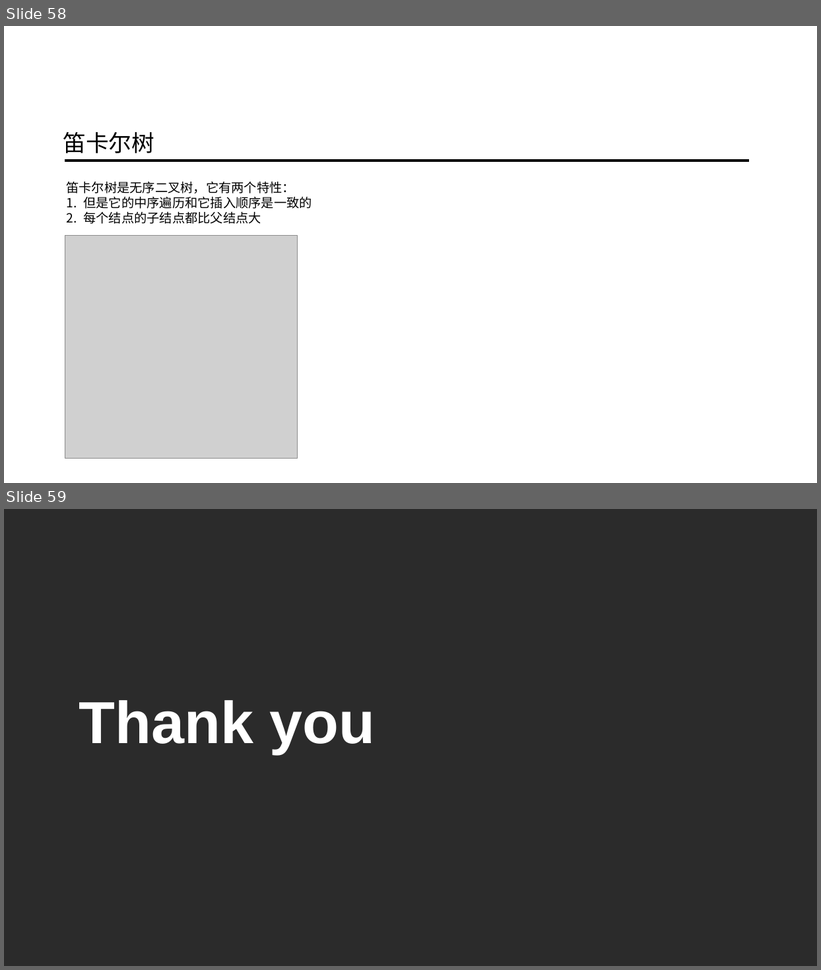
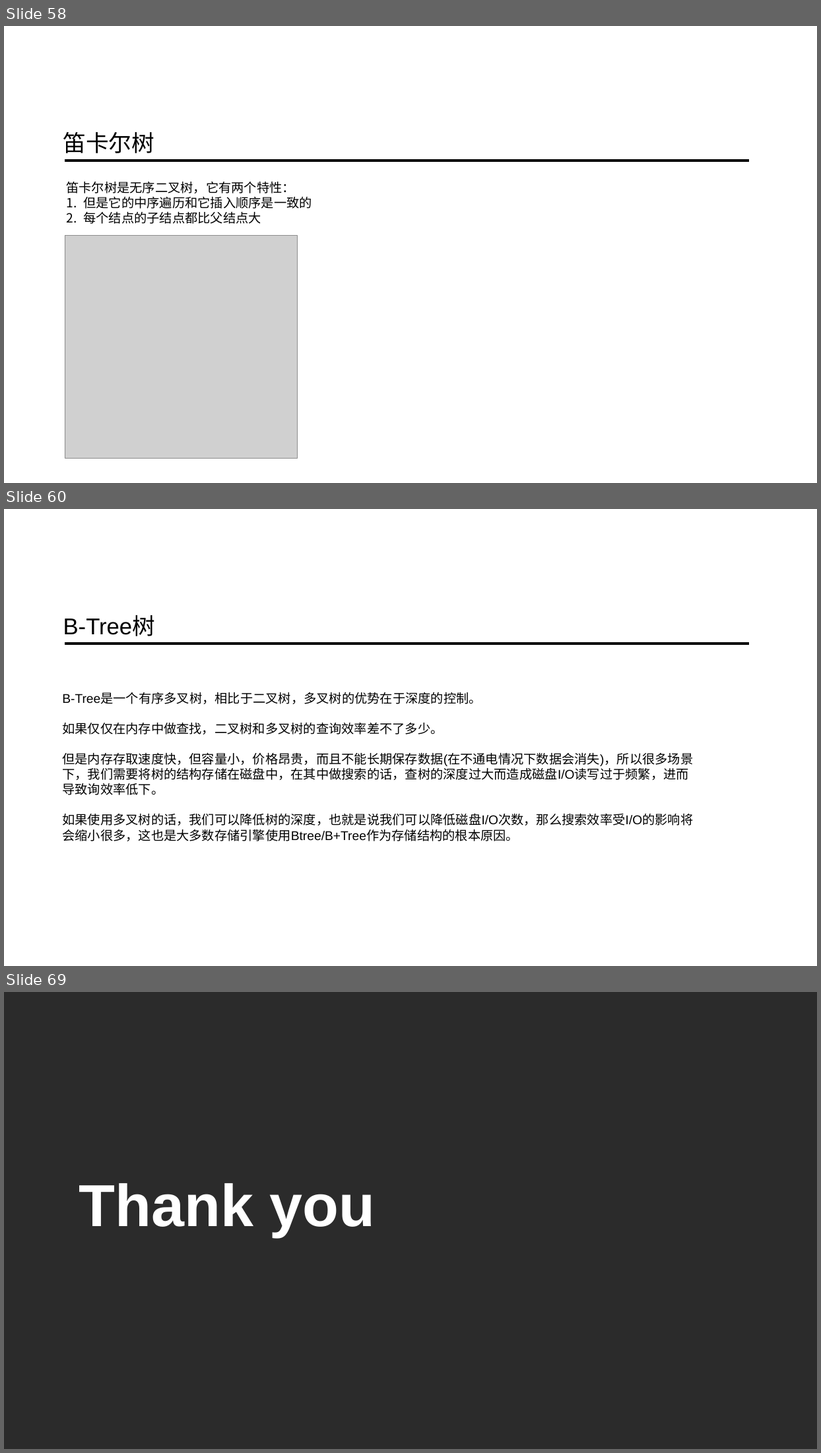
Before and after one commit to ainilili/data-structure-trees-demo, a slide deck: 数据结构之树.pptx. Shown one above the other, each under a label of ours: slides 58 and 59 before the commit, slides 58, 60 and 69 after it; the slides between them are not shown. The pictures are 821x970 and 821x1453 pixels, drawn with LibreOffice and Linux fonts; fonts in the diff are those of the drawing; grey boxes stand for pictures; background and template pictures are left out; a plain dark background stands for a picture behind light text. Boxes give left, top, right and bottom in pixels: in the first picture for what was removed or moved away, otherwise in the second. Text is boxed around its words. In the diff, an @@ line names an element or a change of style, - is before the commit and + after.

```diff
--- a/数据结构之树.pptx
+++ b/数据结构之树.pptx
@@ slide 60 added at (x1=4, y1=509, x2=817, y2=966), background picture (left out) @@
@@ text added at (x1=63, y1=616, x2=155, y2=636), 54 pt, text #000000 @@
+B-Tree树
@@ line added from (65, 644) to (749, 644), #000000 6.5 pt @@
@@ text added at (x1=62, y1=693, x2=693, y2=842), 30 pt, text #000000 @@
+B-Tree是一个有序多叉树，相比于二叉树，多叉树的优势在于深度的控制。
+如果仅仅在内存中做查找，二叉树和多叉树的查询效率差不了多少。
+但是内存存取速度快，但容量小，价格昂贵，而且不能长期保存数据(在不通电情况下数据会消失)，所以很多场景下，我们需要将树的结构存储在磁盘中，在其中做搜索的话，查树的深度过大而造成磁盘I/O读写过于频繁，进而导致询效率低下。
+如果使用多叉树的话，我们可以降低树的深度，也就是说我们可以降低磁盘I/O次数，那么搜索效率受I/O的影响将会缩小很多，这也是大多数存储引擎使用Btree/B+Tree作为存储结构的根本原因。
@@ what was slide 59 is now slide 69 @@
```
Also in this commit, not shown: 1 slide changed, 9 other slides added.
